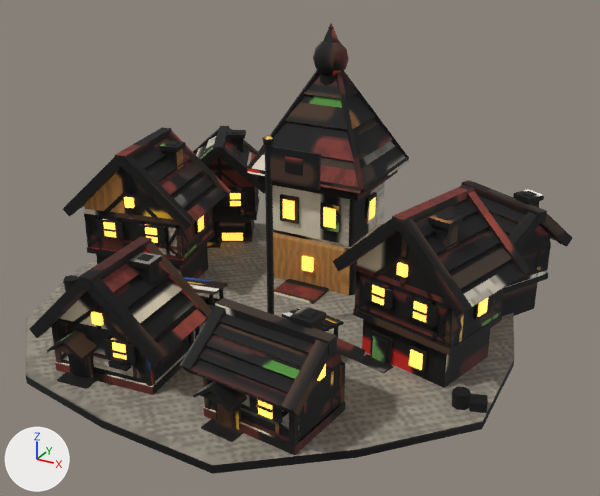
One commit to the glTF model game/assets/models/city_dl3_red.glb: the scene before it, then after it.
Both versions are drawn from a 50 mm camera at (1.088, -1.843, 1.149) aimed at (0.081, -0.01, 0.233). Lighting does not change. The marker at lower left points along +X, +Y and +Z. The first picture is the older version. Vertices at exactly the same position are counted once.

The scene before the commit, as lines of its bpy script (objects in view):
```python
me_m = bpy.data.meshes.new('m')
me_m.from_pydata(...)  # 4693 vertices, 5480 faces; spans x -0.708..0.718, y -0.671..0.723, z -0.01..0.787
# faces by material slot: [4916, 564]
me_m.materials.append(mat_baked)  # picture img_bake
me_m.materials.append(mat_win_lit)  # orange #ffcf6b, glowing orange #ffb84a
ob_city_dl3_red = bpy.data.objects.new('city_dl3_red', me_m)
ob_city_dl3_red.location = (0.0, 0.0, 0.0)
```
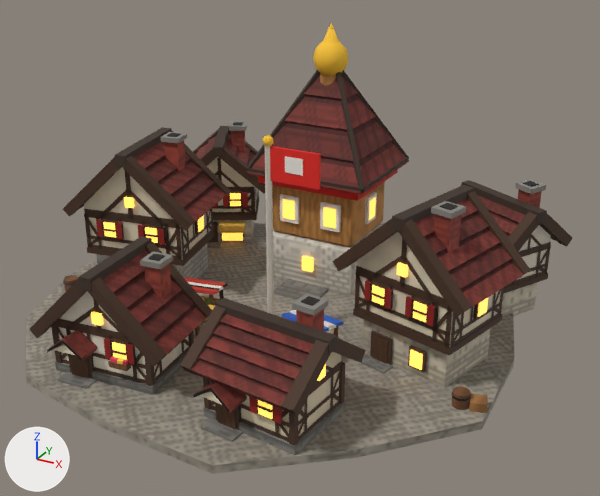
What differs and where, as boxes [x1, y1, x2, y2] in the pictures (600 x 496 px; the box of a moved part takes in the faces that stretch with it):
part 1 of me_m, moved or reshaped
    before: [114, 94, 544, 409]
    after: [114, 94, 546, 406]
part 2 of me_m, surface changed (lighter)
    both: [26, 23, 572, 474]

The change in detail:
me_m is used by ob_city_dl3_red; location (0.0, 0.0, 0.0).
me_m had 4693 vertices, 5480 faces and spanned x -0.708..0.718, y -0.671..0.723, z -0.01..0.787.
me_m now has 4693 vertices, 5326 faces and spans x -0.708..0.718, y -0.671..0.723, z -0.01..0.787.
Part 1, on me_m:
154 faces are deleted.
14 vertices in x -0.473..-0.404, y 0.438..0.507, z 0.355..0.371 move by (0.004, 0.002, 0.028).
11 vertices in x -0.437..-0.377, y 0.044..0.104, z 0.422..0.438 move by (0.006, 0.001, 0.027).
9 vertices in x -0.429..-0.368, y 0.055..0.112, z 0.422..0.438 move by (0.006, 0.002, 0.027).
9 vertices in x 0.304..0.345, y -0.425..-0.389, z 0.262..0.279 move by (0.001, 0.007, 0.029).
8 vertices in x -0.182..-0.124, y -0.415..-0.351, z 0.286..0.3 move by (0.032, 0.003, 0.007).
7 vertices in x -0.157..0.584, y -0.549..-0.2, z 0.152..0.285 move by (-0.003, 0.0, 0.002).
198 vertices move from x -0.659..0.701, y -0.576..0.593, z 0.14..0.562 to x -0.656..0.699, y -0.574..0.591, z 0.14..0.567.
me_m part 2: 5275 kept faces spanning x -0.708..0.718, y -0.671..0.723, z -0.01..0.787 get new texture (UV) coordinates.
